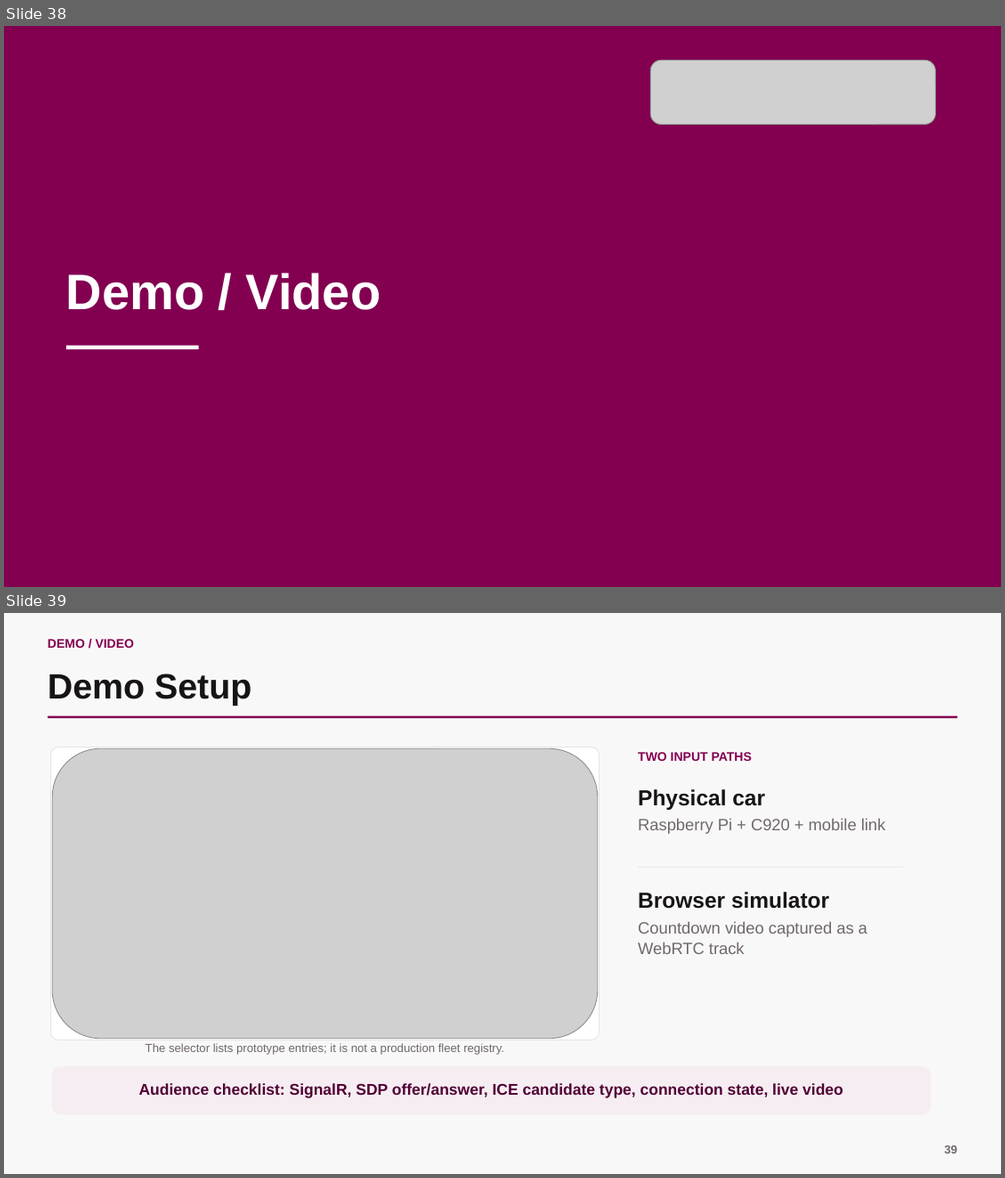
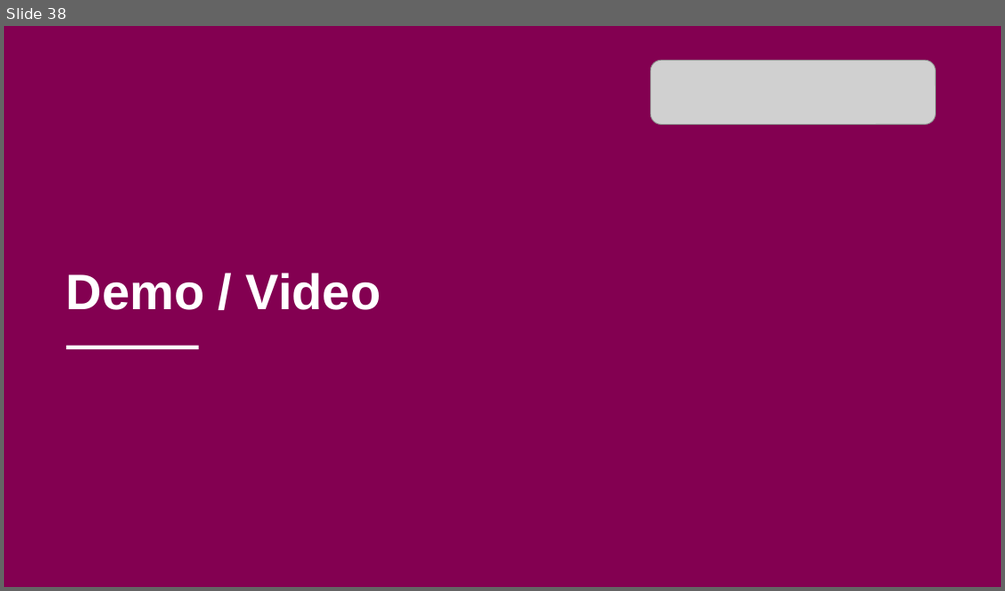
Before and after one commit to scarlet-radio-control/scarlet-radio-control, a slide deck: PRESENTATION.pptx. Shown one above the other, each under a label of ours: slides 38 and 39 before the commit, slide 38 after it. The pictures are 1005x1178 and 1005x591 pixels, drawn with LibreOffice and Linux fonts; fonts in the diff are those of the drawing; grey boxes stand for pictures. Boxes give left, top, right and bottom in pixels: in the first picture for what was removed or moved away, otherwise in the second. Text is boxed around its words. In the diff, an @@ line names an element or a change of style, - is before the commit and + after.

```diff
--- a/PRESENTATION.pptx
+++ b/PRESENTATION.pptx
@@ slide 39 removed at box(4, 613, 1001, 1174), background #F9F8F8 @@
@@ text removed at box(48, 639, 134, 648) @@
-DEMO / VIDEO
@@ text removed at box(48, 674, 251, 706) @@
-Demo Setup
@@ rectangle removed at box(48, 716, 957, 718) @@
@@ rounded rectangle removed at box(50, 747, 599, 1040) @@
@@ picture removed at box(53, 748, 598, 1038) @@
@@ text removed at box(638, 752, 752, 761) @@
-TWO INPUT PATHS
@@ text removed at box(638, 789, 765, 810) @@
-Physical car
@@ text removed at box(638, 818, 886, 834) @@
-Raspberry Pi + C920 + mobile link
@@ line removed from (638, 868) to (903, 868) @@
@@ text removed at box(638, 892, 829, 908) @@
-Browser simulator
@@ text removed at box(638, 921, 867, 954) @@
-Countdown video captured as a WebRTC track
@@ rounded rectangle removed at box(53, 1066, 931, 1115) @@
@@ text removed at box(146, 1043, 504, 1054) @@
-The selector lists prototype entries; it is not a production fleet registry.
@@ text removed at box(139, 1083, 843, 1098) @@
-Audience checklist: SignalR, SDP offer/answer, ICE candidate type, connection state, live video
@@ text removed at box(944, 1145, 957, 1153) @@
-39
```
Also in this commit, not shown: 2 slides changed, 1 other slide removed.
